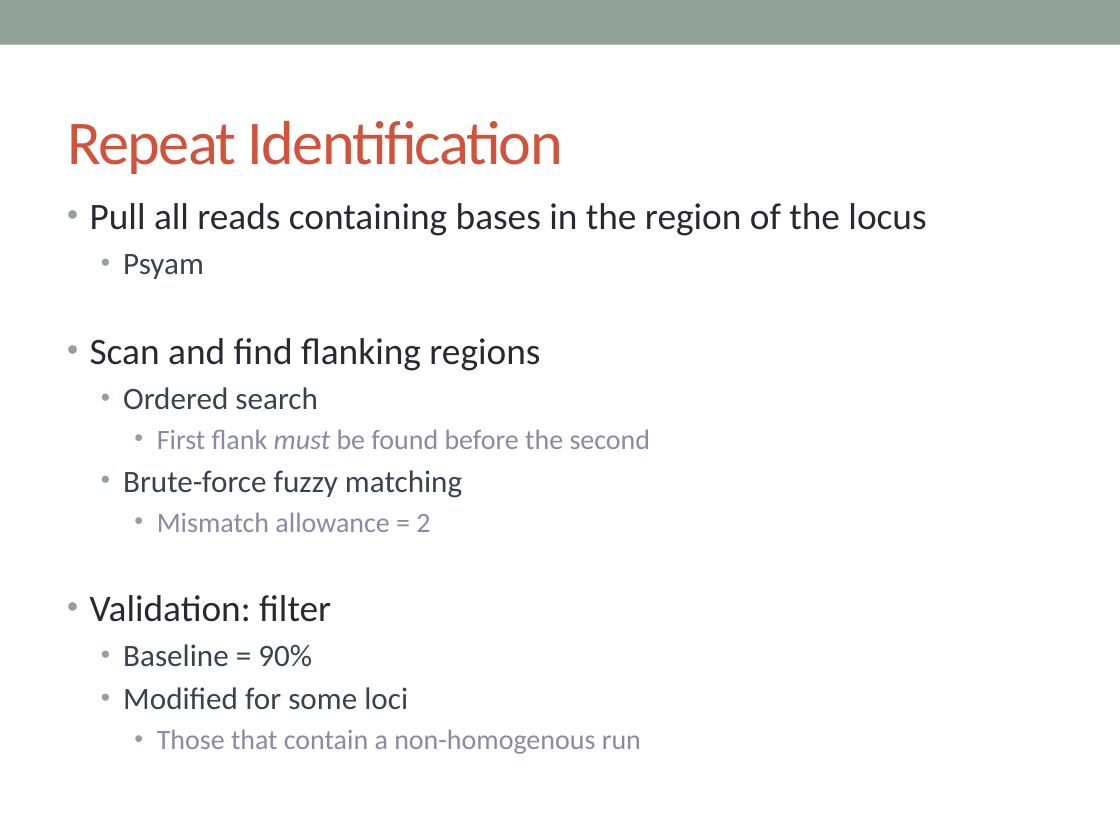
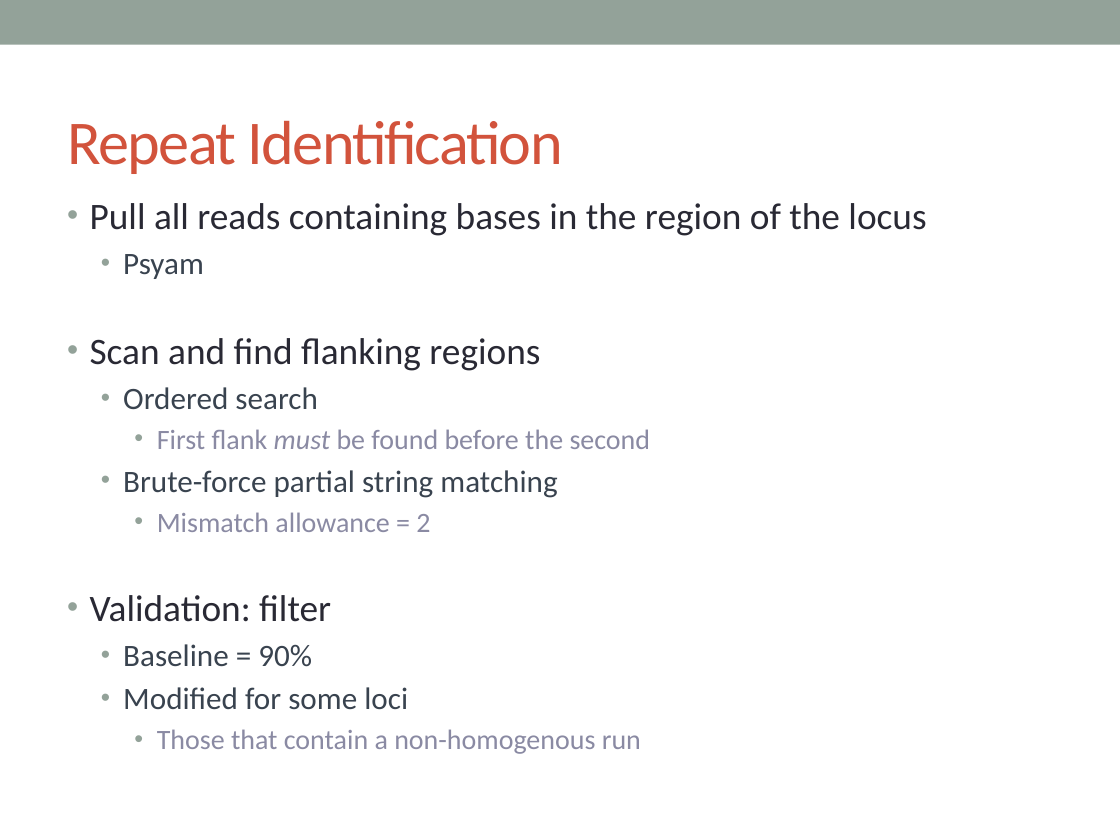
Before and after one commit to lailamargaret/Stanford-2018, a slide deck: slide 13 of MSI Project Presentation.pptx (slide 6 before the commit). Drawn at 1120x840 pixels with LibreOffice and Linux fonts; fonts in the diff are those of the drawing. Boxes give left, top, right and bottom in pixels: in the first picture for what was removed or moved away, otherwise in the second. Text is boxed around its words. In the diff, an @@ line names an element or a change of style, - is before the commit and + after.

```diff
--- a/MSI Project Presentation.pptx
+++ b/MSI Project Presentation.pptx
@@ text at bbox=[123, 470, 557, 498]: text changed @@
-  • Brute-force fuzzy matching
+  • Brute-force partial string matching
```
Also in this commit, not shown: 5 other slides changed, 7 slides added, 1 other file.
